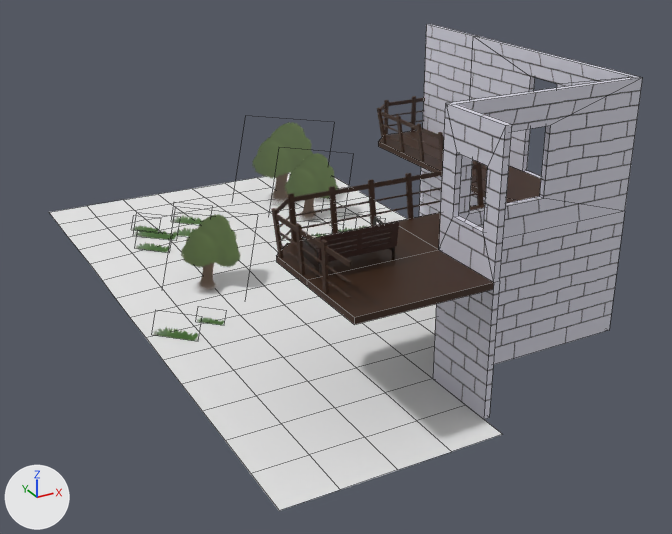
The OBJ model concept-art/outside.obj as it was, and as the next commit left it.
Before and after are seen from a 50 mm camera at (-8.5, -17.86, 8.54) aimed at (0.27, -1.93, 0.57). The axes (+X, +Y, +Z) are drawn at lower left. The lights are the same throughout. Mesh edges are drawn as thin lines on the coarser meshes. Where no turn or scale is listed for an object, it has been applied to the vertices.

Objects in the first picture: 'Plane.003', 'Plane.004', 'balcony_fence_Plane.002', 'balcony_floor_Plane.001', 'bench_Cube.001', 'grass_Plane', 'tree.001_Plane.018', 'tree.002_Plane.019', 'tree_Plane.017'.
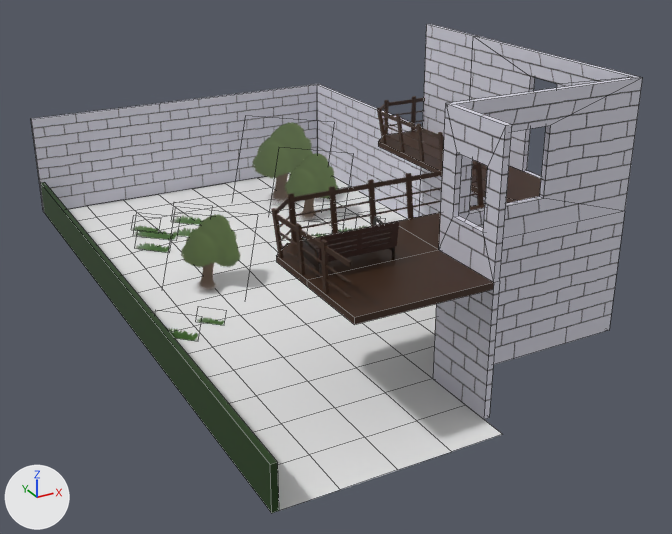
Commit message: add hedge outside

Changed parts and their boxes [x1, y1, x2, y2] in the pictures (672 x 534 px):
'Plane.004', reshaped: before [419, 167, 625, 419]; after [31, 84, 625, 419]
'Plane.001_Plane.020', added (green): after [40, 182, 279, 513]
part 1 of me_plane_004, built on: after [31, 84, 423, 219]

The change in detail:
Picture 'hedge.png' (img_hedge_png) is new.
Material 'hedge' (mat_hedge) is new.
Its texture is img_hedge_png.
Its roughness is 0.526.
me_plane_004 is used by ob_plane_004; location (0.0, 0.0, 0.0).
me_plane_004 had 16 vertices, 14 faces and spanned x 0.0..4.12, y -7.5..0.5, z 0.0..2.5.
me_plane_004 now has 24 vertices, 22 faces and spans x -4.12..4.12, y -7.5..6.12, z 0.0..2.5.
Part 1, on me_plane_004:
1 face is deleted.
8 vertices are added at x -4.12..4.12, y 6.0..6.12, z 0.0..2.5.
9 new faces join them.
Mesh me_plane_001_plane_020 is new.
It is a box spanning x -4.12..-4.0, y -8.0..6.0, z 0.0..0.83.
It uses material mat_hedge (picture img_hedge_png).
Object 'Plane.001_Plane.020' (ob_plane_001_plane_020) is new; it shows me_plane_001_plane_020.
Its location is (0.0, 0.0, 0.0).
